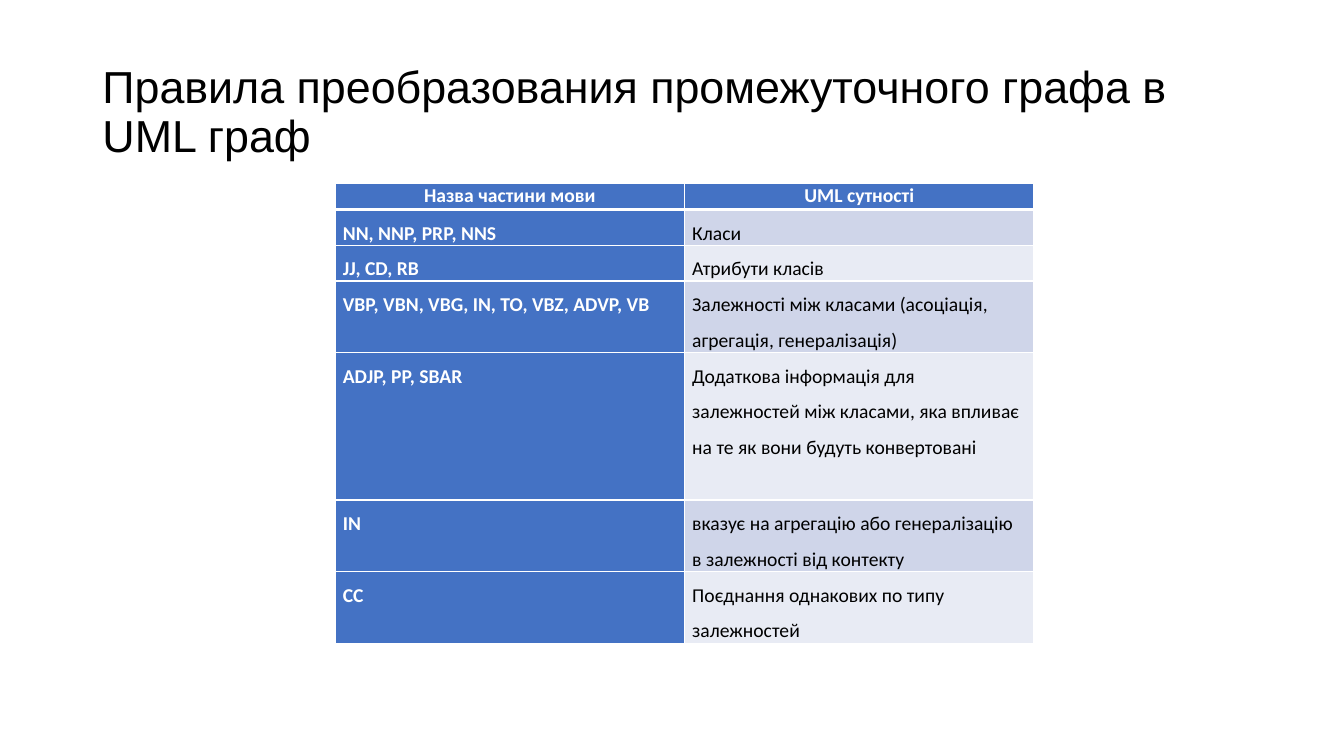
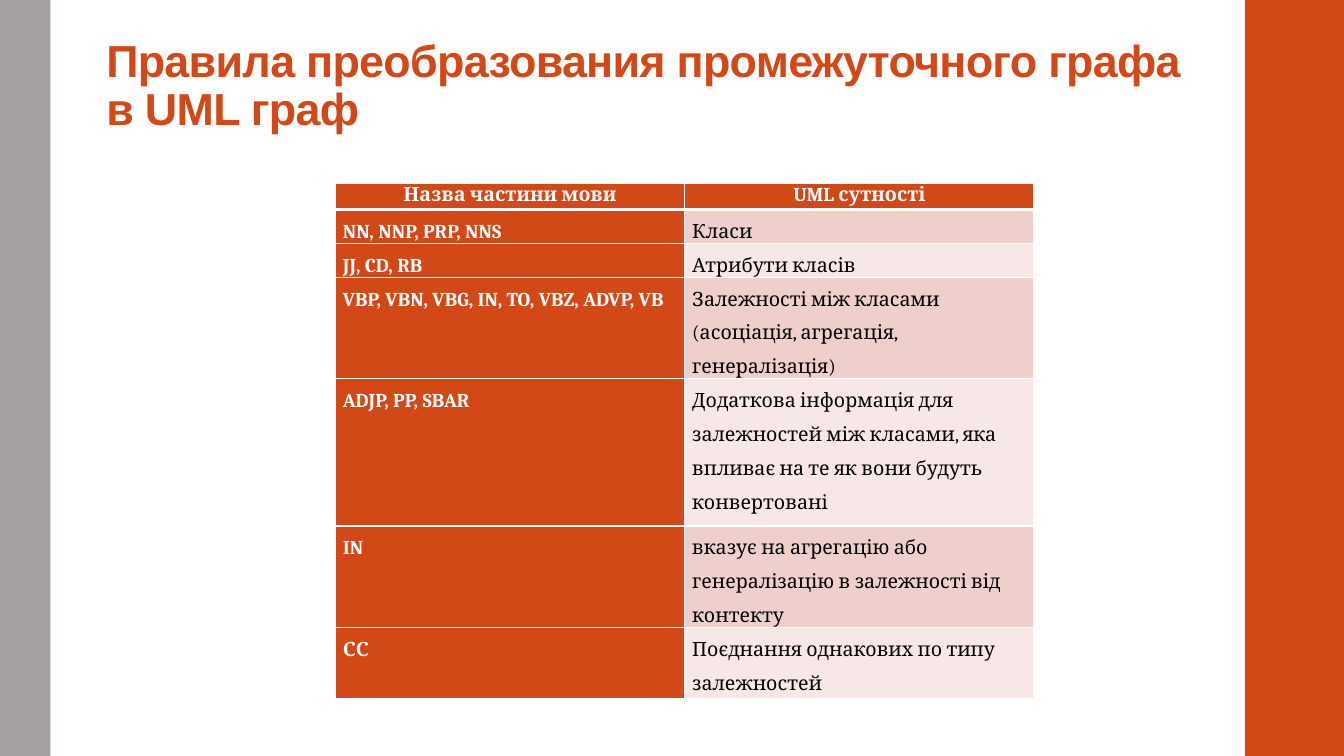
Before and after one commit to alexnodejs/onto-diploma, a slide deck: slide 11 of presentation/Moiseyenko_presentation.pptx. Drawn at 1344x756 pixels with LibreOffice and Linux fonts; fonts in the diff are those of the drawing. Boxes give left, top, right and bottom in pixels: in the first picture for what was removed or moved away, otherwise in the second. Text is boxed around its words. In the diff, an @@ line names an element or a change of style, - is before the commit and + after.

```diff
--- a/presentation/Moiseyenko_presentation.pptx
+++ b/presentation/Moiseyenko_presentation.pptx
@@ rectangle added at <box>0,0,50,756</box>, fill #A6A1A1 @@
@@ rectangle added at <box>1245,0,1344,756</box>, fill #D34817 @@
@@ title "Правила преобразования промежуточного графа в ...": place and size @@
-title "Правила преобразования промежуточного графа в ..." at <box>102,70,1166,160</box>
+title "Правила преобразования промежуточного графа в ..." at <box>106,44,1180,134</box>
@@ title "Правила преобразования промежуточного графа в ..." at <box>106,44,1180,134</box>: text colour #000000 to #D34817, letter spacing 0 to -0.5 pt, bold on; vertical alignment middle to bottom @@
@@ table at <box>336,184,1035,711</box> @@
@@ fill #4472C4 to #D34817 in 8 cells @@
@@ fill #CFD5EA to #EFCFCC in 3 cells @@
@@ fill #E9EBF5 to #F7E9E8 in 3 cells @@
@@ font Calibri to Cambria @@
```
Also in this commit, not shown: 19 other slides changed, 1 slide added, 1 slide removed.
